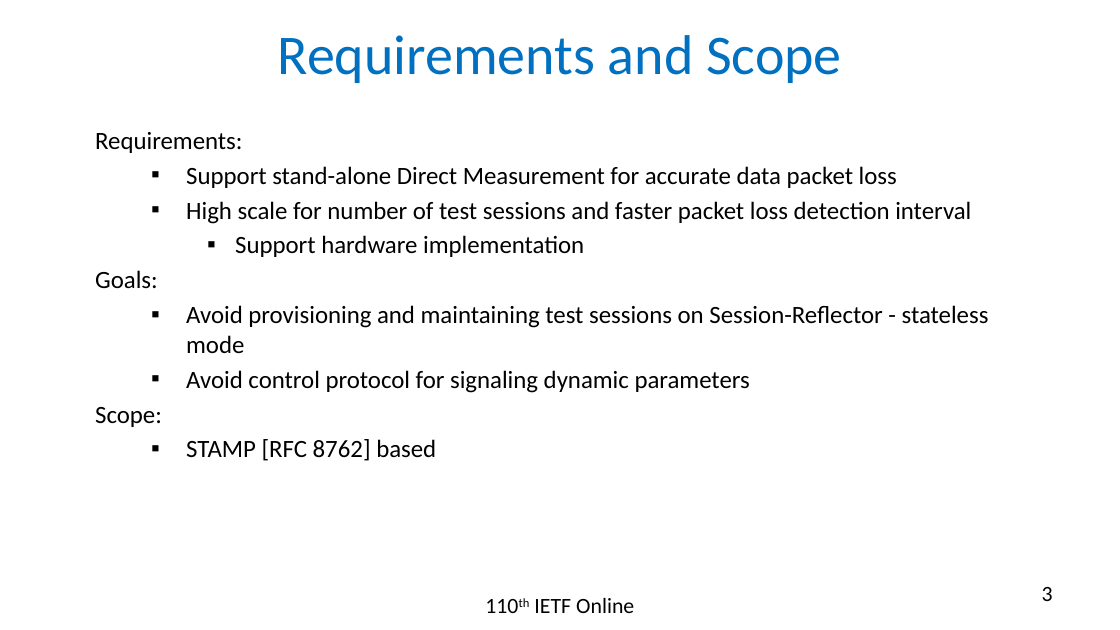
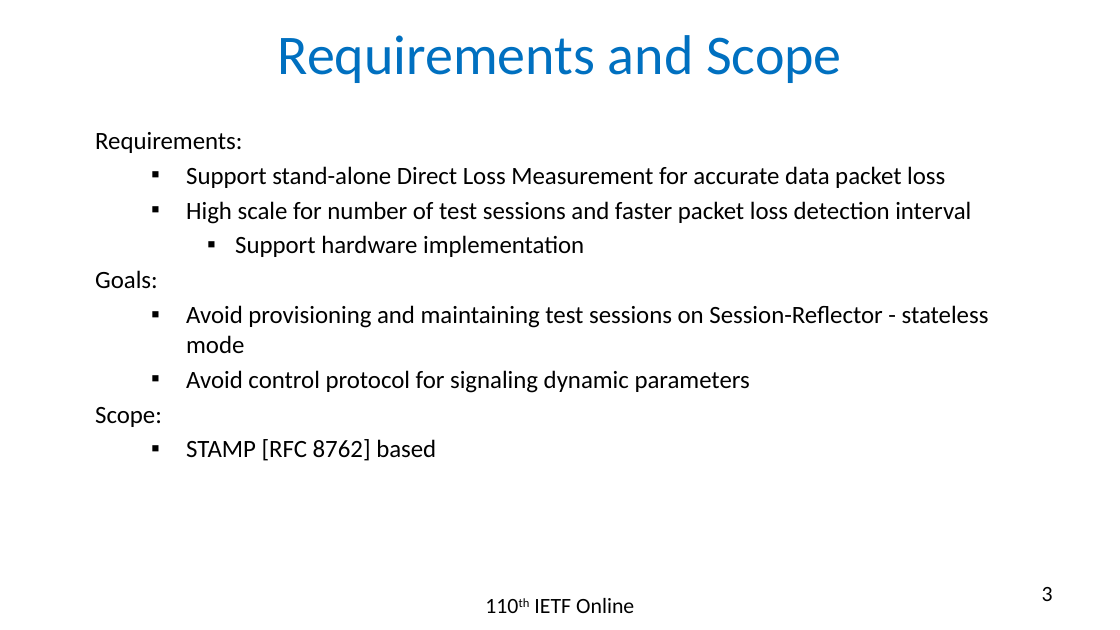
Before and after one commit to rakgandhi/ietf-slides, a slide deck: slide 3 of draft-gandhi-ippm-stamp-direct-loss-00.pptx. Drawn at 1120x630 pixels with LibreOffice and Linux fonts; fonts in the diff are those of the drawing. Boxes give left, top, right and bottom in pixels: in the first picture for what was removed or moved away, otherwise in the second. Text is boxed around its words. In the diff, an @@ line names an element or a change of style, - is before the commit and + after.

```diff
--- a/draft-gandhi-ippm-stamp-direct-loss-00.pptx
+++ b/draft-gandhi-ippm-stamp-direct-loss-00.pptx
@@ text at (x1=186, y1=166, x2=945, y2=188): text changed @@
-  ▪ Support stand-alone Direct Measurement for accurate data packet loss
+  ▪ Support stand-alone Direct Loss Measurement for accurate data packet loss
```
Also in this commit, not shown: 5 other slides changed, 1 other file.
